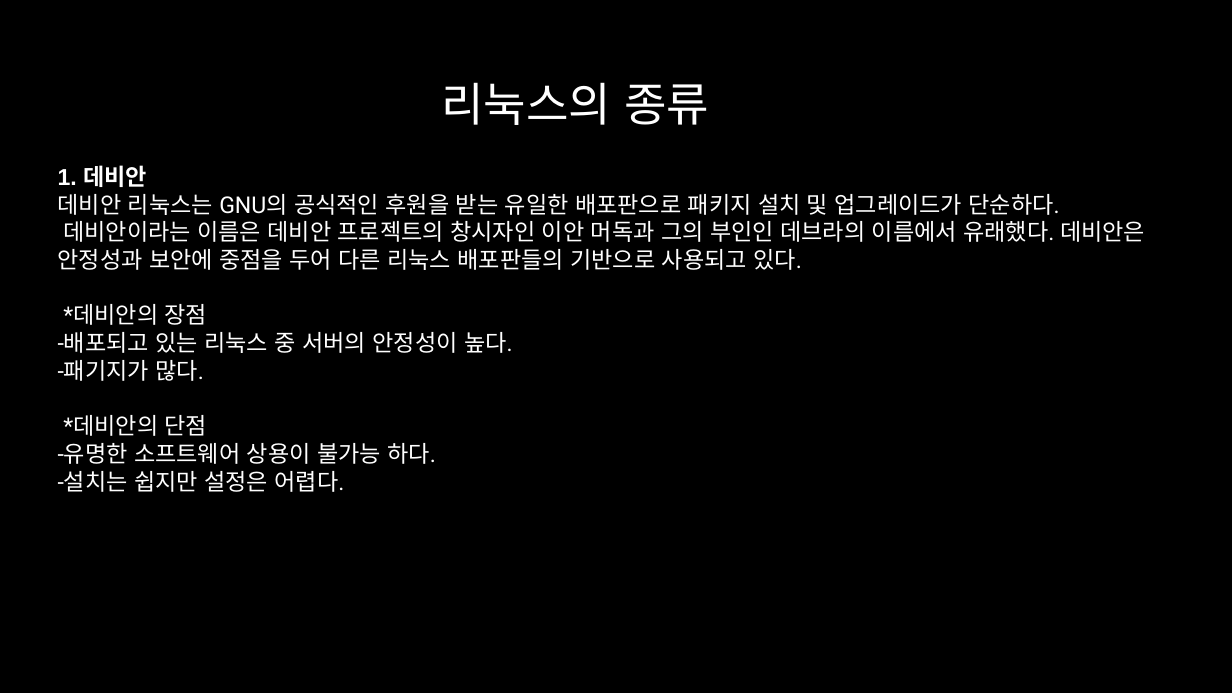
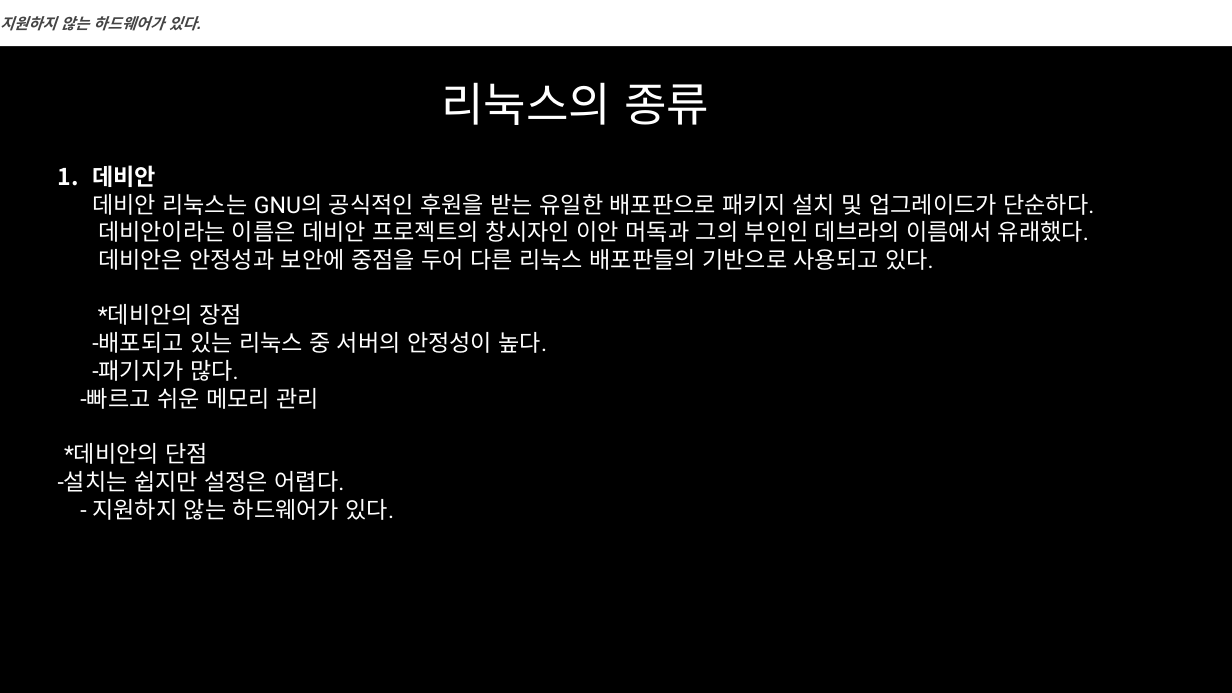
Before and after one commit to Runtym/osf-homework, a slide deck: slide 5 of src/kimsunmin/Linux.pptx. Drawn at 1232x693 pixels with LibreOffice and Linux fonts; fonts in the diff are those of the drawing. Boxes give left, top, right and bottom in pixels: in the first picture for what was removed or moved away, otherwise in the second. Text is boxed around its words. In the diff, an @@ line names an element or a change of style, - is before the commit and + after.

```diff
--- a/src/kimsunmin/Linux.pptx
+++ b/src/kimsunmin/Linux.pptx
@@ rectangle added at <box>0,0,1232,46</box>, fill #FFFFFF, 12 pt, text #444444, bold, italic @@
+지원하지 않는 하드웨어가 있다.
@@ text at <box>58,165,1094,520</box>: text changed @@
-1. 데비안
-데비안 리눅스는 GNU의 공식적인 후원을 받는 유일한 배포판으로 패키지 설치 및 업그레이드가 단순하다. 데비안이라는 이름은 데비안 프로젝트의 창시자인 이안 머독과 그의 부인인 데브라의 이름에서 유래했다. 데비안은 안정성과 보안에 중점을 두어 다른 리눅스 배포판들의 기반으로 사용되고 있다.
-*데비안의 장점
--배포되고 있는 리눅스 중 서버의 안정성이 높다.
--패기지가 많다.
-*데비안의 단점
--유명한 소프트웨어 상용이 불가능 하다.
--설치는 쉽지만 설정은 어렵다.
+1. 데비안
+   데비안 리눅스는 GNU의 공식적인 후원을 받는 유일한 배포판으로 패키지 설치 및 업그레이드가 단순하다. 데비안이라는 이름은 데비안 프로젝트의 창시자인 이안 머독과 그의 부인인 데브라의 이름에서 유래했다. 데비안은 안정성과 보안에 중점을 두어 다른 리눅스 배포판들의 기반으로 사용되고 있다.
+   *데비안의 장점
+   -배포되고 있는 리눅스 중 서버의 안정성이 높다.
+   -패기지가 많다.
+-빠르고 쉬운 메모리 관리
+*데비안의 단점
+-설치는 쉽지만 설정은 어렵다.
+- 지원하지 않는 하드웨어가 있다.
```
Also in this commit, not shown: 1 other slide changed.
